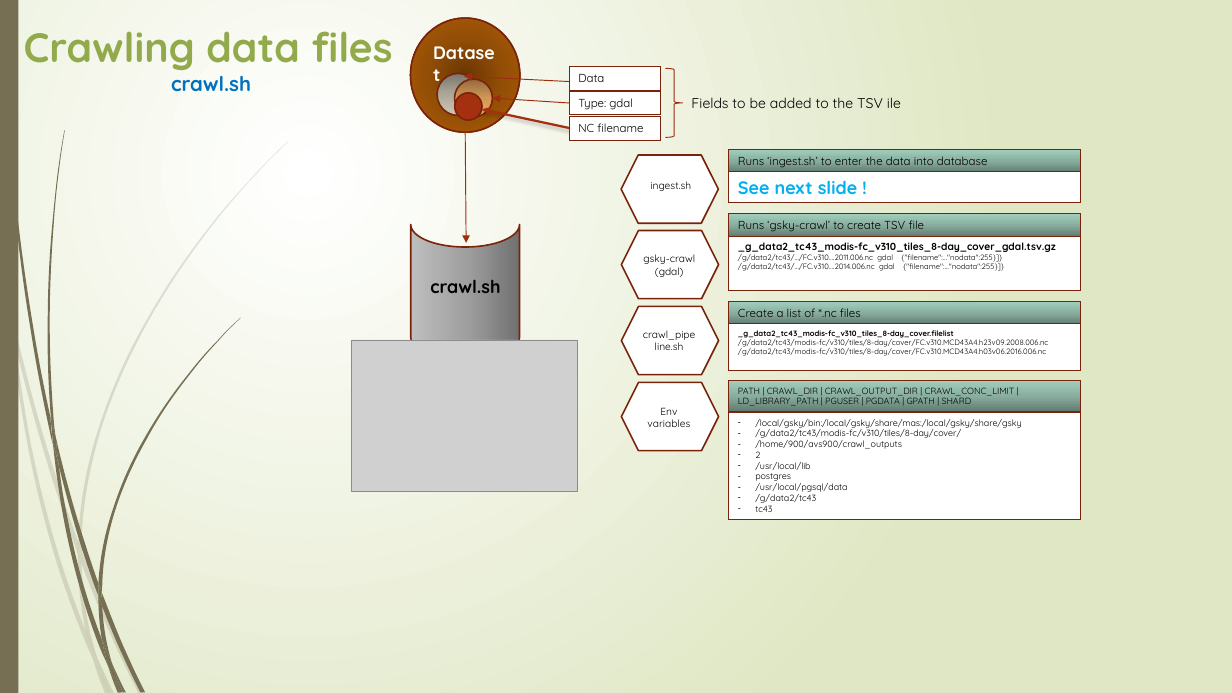
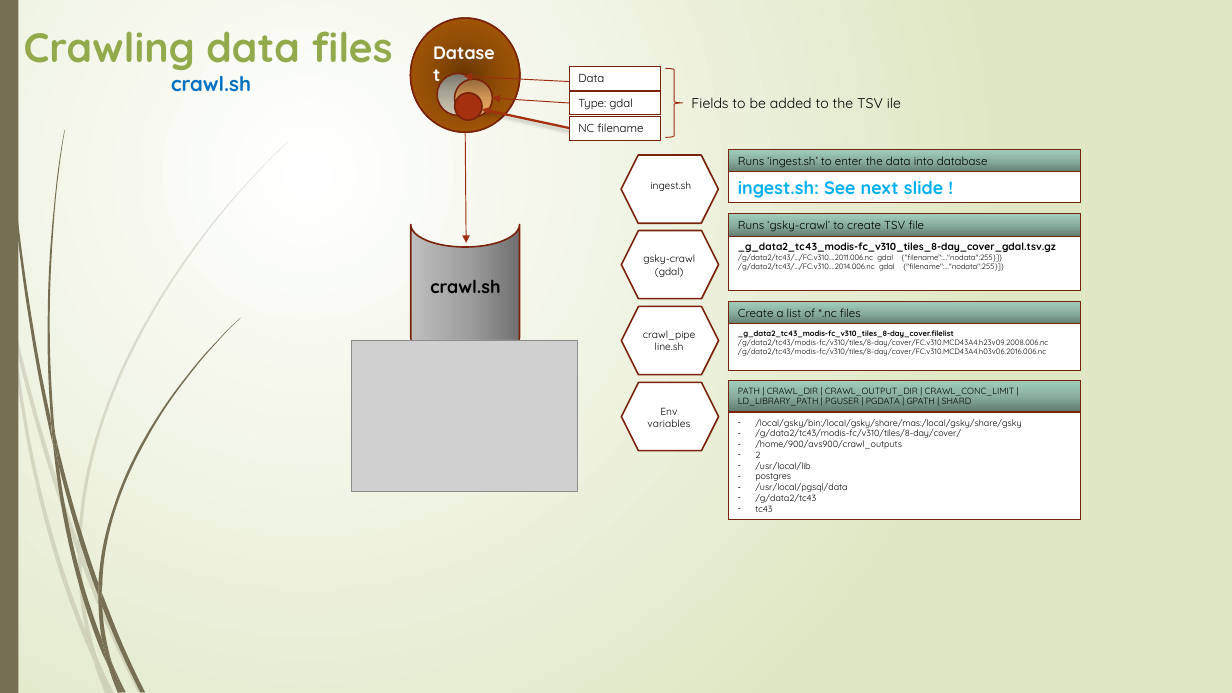
Before and after one commit to nci/gsky, a slide deck: slide 2 of crawl/GSKY_Crawl_MAS.pptx. Drawn at 1232x693 pixels with LibreOffice and Linux fonts; fonts in the diff are those of the drawing; grey boxes stand for pictures; background and template pictures are left out. Boxes give left, top, right and bottom in pixels: in the first picture for what was removed or moved away, otherwise in the second. Text is boxed around its words. In the diff, an @@ line names an element or a change of style, - is before the commit and + after.

```diff
--- a/crawl/GSKY_Crawl_MAS.pptx
+++ b/crawl/GSKY_Crawl_MAS.pptx
@@ text in rectangle at (x1=738, y1=180, x2=943, y2=198): text changed @@
-See next slide !
+ingest.sh: See next slide !
```
Also in this commit, not shown: 2 other slides changed.
